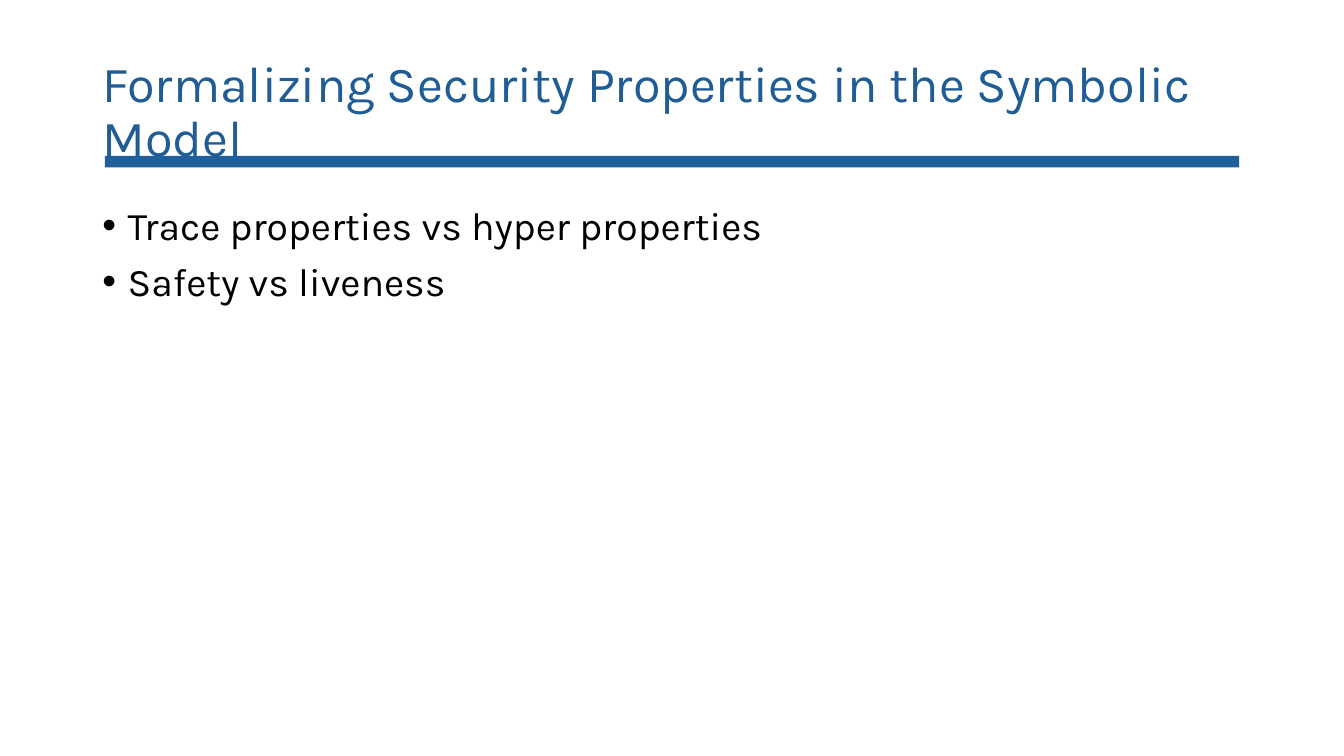
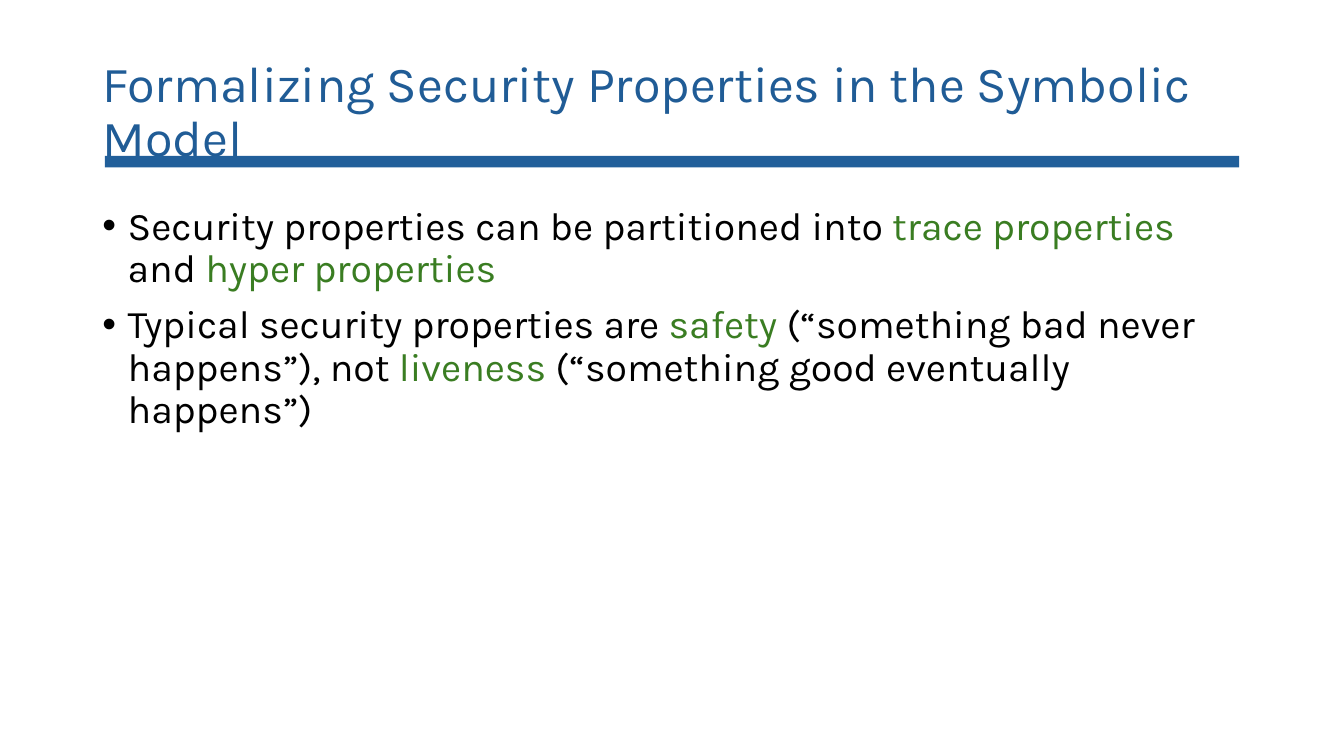
Before and after one commit to lorchrob/comprehensive_exam, a slide deck: slide 40 of Comp slides.pptx (slide 28 before the commit). Drawn at 1344x756 pixels with LibreOffice and Linux fonts; fonts in the diff are those of the drawing. Boxes give left, top, right and bottom in pixels: in the first picture for what was removed or moved away, otherwise in the second. Text is boxed around its words. In the diff, an @@ line names an element or a change of style, - is before the commit and + after.

```diff
--- a/Comp slides.pptx
+++ b/Comp slides.pptx
@@ text at (128,213,1195,433): text changed @@
-• Trace properties vs hyper properties
-• Safety vs liveness
+• Security properties can be partitioned into trace properties and hyper properties
+• Typical security properties are safety (“something bad never happens”), not liveness (“something good eventually happens”)
```
Also in this commit, not shown: 10 other slides changed, 19 slides added, 1 slide removed, 2 other files.
